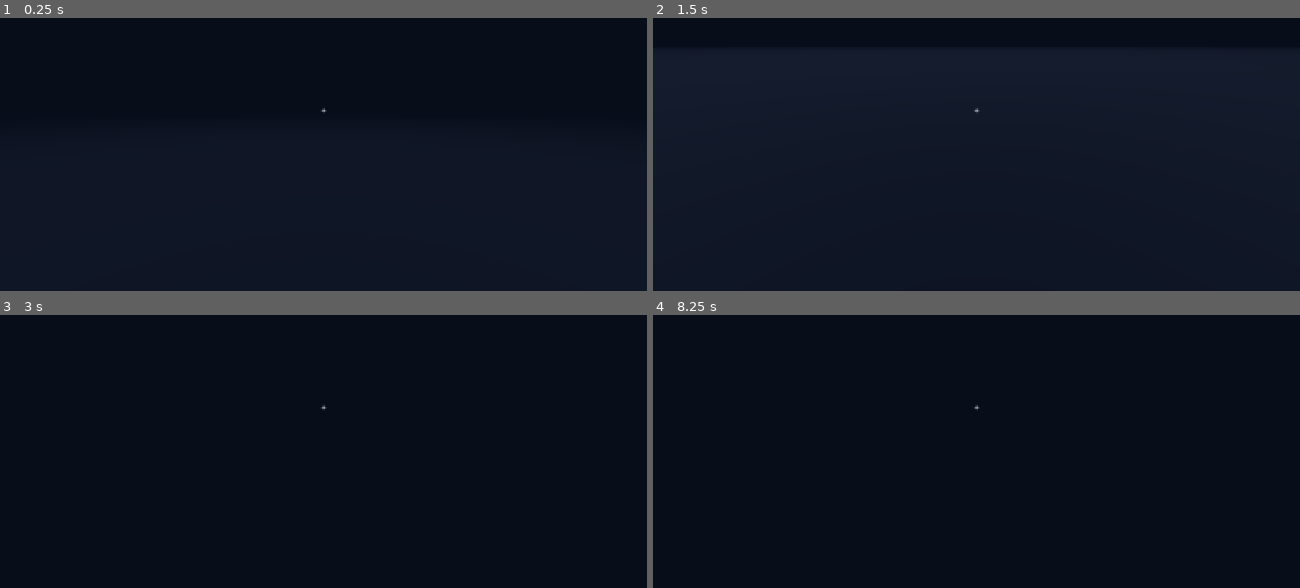
Above: before the commit, frames 1-4 (two rows, left to right).
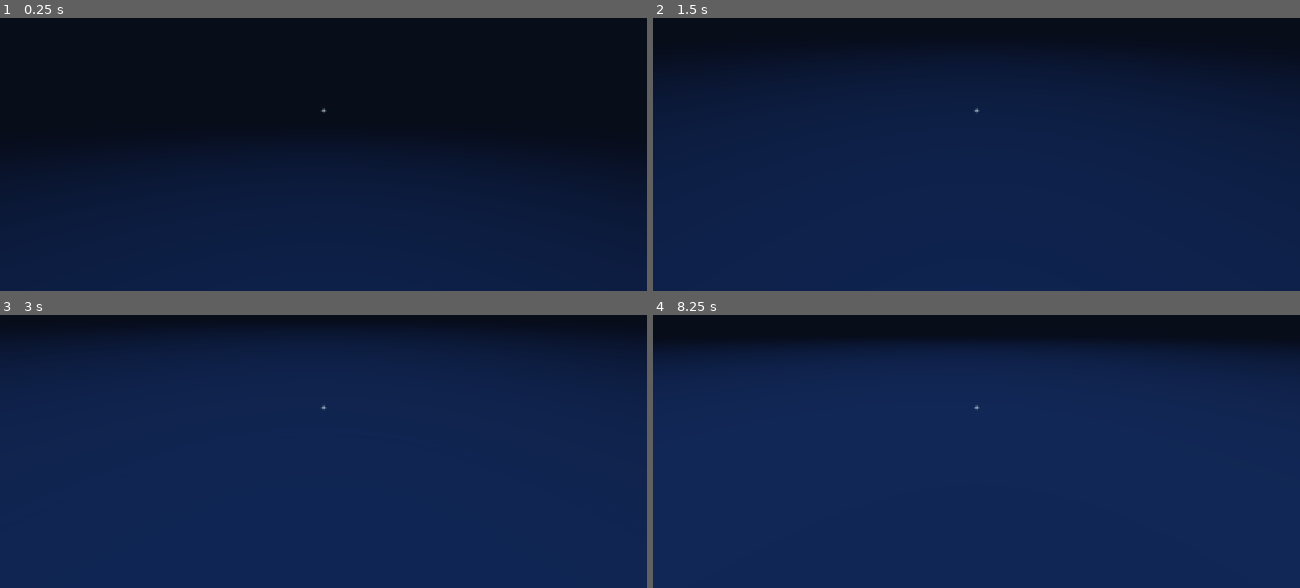
Above: after the commit, the same moments.

Repository: wundrellama/WOPR
Game: Godot game, scene res://scenes/main.tscn
The game is run twice, just before and just after one commit, with the same random seed, the same clock (stepped at 60 frames per second) and the same inputs.
Inputs (mouse positions are in pixels of both pictures, inside the frame that each line leads up to):
- Up to frame 1 (0.25 s): no input
- Up to frame 2 (1.5 s): tap Enter at 0.5 s; move the mouse to (1008, 108) at 0.52 s; hold Shift 0.53-1.28 s; hold W from 0.53 s (still down); click (1008, 108) at 0.67 s; tap E at 0.8, 1.35 s; tap Space at 1.25 s; move the mouse to (944, 110) at 1.27 s; click (944, 110) at 1.42 s
- Up to frame 3 (3 s): keep holding W; tap Q at 1.55 s; tap Enter at 2 s; move the mouse to (336, 399) at 2.02 s; hold Q 2.03-2.78 s; click (336, 399) at 2.17 s; tap Shift at 2.3, 2.85 s; tap Space at 2.75 s; move the mouse to (317, 413) at 2.77 s; click (317, 413) at 2.92 s
- Up to frame 4 (8.25 s): tap E at 3.05, 7.55 s; tap Enter at 3.5 s; move the mouse to (1021, 410) at 3.52 s; hold E 3.53-4.28 s; click (1021, 410) at 3.67 s; tap Q at 3.8, 4.35, 6.05 s; tap Space at 4.25 s; move the mouse to (924, 402) at 4.27 s; click (924, 402) at 4.42 s; tap Shift at 4.55, 7.35 s; move the mouse to (982, 405) at 5.02 s; hold E 5.03-5.78 s; tap F at 5.1 s; click (982, 405) at 5.17 s; move the mouse to (950, 399) at 5.77 s; release W at 5.78 s; hold D 5.78-6.53 s; tap C at 5.85 s; click (950, 399) at 5.92 s; move the mouse to (1008, 405) at 6.52 s; hold Shift 6.53-7.28 s; hold W from 6.53 s (still down); tap K at 6.6 s; click (1008, 405) at 6.67 s; move the mouse to (944, 407) at 7.27 s; click (944, 407) at 7.42 s; move the mouse to (989, 399) at 8.02 s; hold E from 8.03 s (still down); click (989, 399) at 8.17 s

The runs differ from the first frame. In frame 1, 28% of the frame differs, in the area x 0-100%, y 63-100%; in frame 2, 61%; in frame 3, 91%, in the area x 0-100%, y 6-100%; in frame 4, 88%.

Commit message:
geography: CPU plains w/ per-core clustering, kernel ring, network harbor w/ light-roads, file vaults, GPU forge, memory tide

Diff:
--- a/game/scripts/main.gd
+++ b/game/scripts/main.gd
@@ -1,30 +1,43 @@
 extends Node3D
-## Frameshift v0 — the world is your machine.
-## Polls frameshiftd (http://127.0.0.1:8765) and renders every live process
-## as a monolith. F freezes (SIGSTOP), C resumes (SIGCONT), Shift+K smites
-## (SIGKILL). These are real syscalls against real PIDs.
+## Frameshift v0.2 — the world is your machine, with geography.
+##
+## Districts (logical layout):
+##   KERNEL RING   — kernel spirits circle the Init God at the world's heart
+##   CPU PLAINS    — one pillar per core; processes cluster on the core they run on
+##   NETWORK HARBOR— towers for remote hosts, light-roads carry real connections
+##   FILE VAULTS   — a monolith per mount, height = fill %
+##   GPU FORGE     — one great furnace, glow = GPU busy%
+##   THE TIDE      — memory pressure is a literal water level over the plain
+##
+## F freezes (SIGSTOP), C resumes (SIGCONT), Shift+K smites (SIGKILL).
+## These are real syscalls against real PIDs.
 
 const API := "http://127.0.0.1:8765"
-const GRID := 30.0  # spacing between monolith districts
 
 var world_http: HTTPRequest
 var action_http: HTTPRequest
 var poll_timer: Timer
 var world: Dictionary = {}
-var monoliths: Dictionary = {}  # pid -> MeshInstance3D
-var bob_phase: Dictionary = {}  # pid -> float
+var monoliths: Dictionary = {}   # pid -> StaticBody3D (processes)
+var bob_phase: Dictionary = {}   # pid -> float
+var pickables: Dictionary = {}   # StaticBody3D -> hover info dict
+var core_bodies: Array = []      # core index -> StaticBody3D
 var selected_pid: int = -1
 var last_action := ""
 
 var camera: Camera3D
 var yaw := 0.0
-var pitch := -0.25
+var pitch := -0.35
 var env: Environment
 var hud: Label
 var crosshair: Label
 var hover_label: Label
 var hover_pid: int = -1
-var floor_mesh: MeshInstance3D
+
+var built_geo := false
+var water: MeshInstance3D
+var forge_body: StaticBody3D = null
+var tower_bodies: Dictionary = {}  # ip -> StaticBody3D
 
 func _ready() -> void:
 	world_http = HTTPRequest.new()
@@ -37,7 +50,6 @@
 	poll_timer.wait_time = 1.0
 	add_child(poll_timer)
 	poll_timer.timeout.connect(_poll_world)
-	poll_timer.start()
 	_poll_world()
 
 	# --- environment ---
@@ -49,7 +61,7 @@
 	env.ambient_light_energy = 0.6
 	env.fog_enabled = true
 	env.fog_light_color = Color(0.03, 0.05, 0.1)
-	env.fog_density = 0.006
+	env.fog_density = 0.0035
 	we.environment = env
 	add_child(we)
 
@@ -59,9 +71,9 @@
 	sun.light_color = Color(0.7, 0.8, 1.0)
 	add_child(sun)
 
-	floor_mesh = MeshInstance3D.new()
+	var floor_mesh := MeshInstance3D.new()
 	var pm := PlaneMesh.new()
-	pm.size = Vector2(2400, 2400)
+	pm.size = Vector2(3000, 3000)
 	var fmat := StandardMaterial3D.new()
 	fmat.albedo_color = Color(0.04, 0.06, 0.10)
 	fmat.emission_enabled = true
@@ -70,9 +82,23 @@
 	floor_mesh.mesh = pm
 	add_child(floor_mesh)
 
+	# --- the tide (memory water) ---
+	water = MeshInstance3D.new()
+	var wpm := PlaneMesh.new()
+	wpm.size = Vector2(3000, 3000)
+	var wmat := StandardMaterial3D.new()
+	wmat.transparency = BaseMaterial3D.TRANSPARENCY_ALPHA
+	wmat.albedo_color = Color(0.1, 0.35, 0.7, 0.35)
+	wmat.emission_enabled = true
+	wmat.emission = Color(0.05, 0.2, 0.5)
+	water.material_override = wmat
+	water.mesh = wpm
+	water.position = Vector3(0, 5, 0)
+	add_child(water)
+
 	# --- player ---
 	camera = Camera3D.new()
-	camera.position = Vector3(0, 14, 60)
+	camera.position = Vector3(0, 120, 520)
 	add_child(camera)
 	camera.current = true
 	Input.set_mouse_mode(Input.MOUSE_MODE_CAPTURED)
@@ -84,20 +110,14 @@
 	hud.add_theme_color_override("font_color", Color(0.7, 0.9, 1.0))
 	add_child(hud)
 
-	# --- crosshair + hover readout ---
 	crosshair = Label.new()
 	crosshair.text = "+"
 	crosshair.add_theme_font_size_override("font_size", 22)
 	crosshair.add_theme_color_override("font_color", Color(0.9, 1.0, 1.0, 0.9))
-	crosshair.grow_horizontal = Control.GROW_DIRECTION_BOTH
-	crosshair.grow_vertical = Control.GROW_DIRECTION_BOTH
-	crosshair.horizontal_alignment = HORIZONTAL_ALIGNMENT_CENTER
-	crosshair.vertical_alignment = VERTICAL_ALIGNMENT_CENTER
 	add_child(crosshair)
 
 	hover_label = Label.new()
 	hover_label.add_theme_font_size_override("font_size", 15)
-	hover_label.add_theme_color_override("font_color", Color(1.0, 0.9, 0.5))
 	hover_label.horizontal_alignment = HORIZONTAL_ALIGNMENT_CENTER
 	hover_label.grow_horizontal = Control.GROW_DIRECTION_BOTH
 	add_child(hover_label)
@@ -114,18 +134,179 @@
 	if typeof(parsed) != TYPE_DICTIONARY or not parsed.has("procs"):
 		return
 	world = parsed
-	_sync_world()
+	if not built_geo:
+		_build_geography()
+		built_geo = true
+	_sync_procs()
+	_update_geo()
 	_update_hud()
 
 
-func _hash_pos(pid: int) -> Vector2:
-	# deterministic layout: same pid -> same plot, spread across the plain
+# ---------------------------------------------------------------- geography
+
+func _add_box(pos: Vector3, size: Vector3, color: Color, info: Dictionary) -> StaticBody3D:
+	var body := StaticBody3D.new()
+	var m := MeshInstance3D.new()
+	var bm := BoxMesh.new()
+	bm.size = size
+	m.mesh = bm
+	var mat := StandardMaterial3D.new()
+	mat.emission_enabled = true
+	mat.albedo_color = color
+	mat.emission = color * 0.4
+	m.material_override = mat
+	body.add_child(m)
+	var cs := CollisionShape3D.new()
+	var shape := BoxShape3D.new()
+	shape.size = size
+	cs.shape = shape
+	body.add_child(cs)
+	body.position = pos
+	add_child(body)
+	pickables[body] = info
+	return body
+
+
+func _add_label(text: String, pos: Vector3, color: Color) -> void:
+	var l := Label3D.new()
+	l.text = text
+	l.font_size = 64
+	l.pixel_size = 0.02
+	l.billboard = BaseMaterial3D.BILLBOARD_ENABLED
+	l.outline_size = 8
+	l.outline_modulate = Color(0, 0, 0, 0.8)
+	l.modulate = color
+	l.position = pos
+	add_child(l)
+
+
+func _build_geography() -> void:
+	var ncores: int = int(world["cpu"]["count"])
+	# CPU PLAINS: grid of core pillars, north of center
+	var cols := ceili(sqrt(float(ncores)))
+	for i in ncores:
+		var row := i / cols
+		var col := i % cols
+		var p := Vector3((col - cols / 2.0) * 70.0, 18, 300.0 + row * 70.0)
+		var body := _add_box(p, Vector3(10, 36, 10),
+			Color(0.55, 0.75, 1.0), {"kind": "core", "core": i})
+		core_bodies.append(body)
+	_add_label("CPU PLAINS — %d cores" % ncores, Vector3(0, 80, 300), Color(0.55, 0.75, 1.0))
+
+	# NETWORK HARBOR: west
+	_add_label("NETWORK HARBOR", Vector3(-450, 90, 0), Color(0.2, 0.9, 0.8))
+
+	# FILE VAULTS: east
+	_add_label("FILE VAULTS", Vector3(450, 90, 0), Color(0.95, 0.75, 0.4))
+	var mounts: Array = world.get("hw", {}).get("mounts", [])
+	for i in mounts.size():
+		var mnt: Dictionary = mounts[i]
+		var pct: float = float(mnt["percent"])
+		var h: float = maxf(6.0, pct * 0.9)
+		var z := (float(i) - float(mounts.size()) / 2.0) * 60.0
+		_add_box(Vector3(450, h / 2.0, z), Vector3(28, h, 28),
+			Color(0.95, 0.75, 0.4), {"kind": "mount", "mnt": mnt})
+
+	# GPU FORGE: south
+	var forge_pos := Vector3(0, 30, -320)
+	forge_body = _add_box(forge_pos, Vector3(60, 60, 60),
+		Color(1.0, 0.4, 0.15), {"kind": "forge"})
+	_add_label("GPU FORGE", forge_pos + Vector3(0, 55, 0), Color(1.0, 0.5, 0.2))
+
+	# KERNEL RING label
+	_add_label("KERNEL RING", Vector3(0, 110, 0), Color(0.75, 0.55, 1.0))
+
+
+func _tower_pos(idx: int, total: int) -> Vector3:
+	var t := idx / maxf(float(total - 1), 1.0)
+	var ang := lerpf(deg_to_rad(-75.0), deg_to_rad(75.0), t)
+	return Vector3(-450.0, 0, 0) + Vector3(cos(ang) * 140.0, 0, sin(ang) * 280.0)
+
+
+func _update_geo() -> void:
+	# tide: memory percent -> water height
+	var mem_pct: float = float(world["mem"]["percent"])
+	water.position.y = lerpf(0.5, 40.0, mem_pct / 100.0)
+
+	# forge glow: gpu busy
+	if forge_body != null:
+		var busy: float = clampf(float(world.get("hw", {}).get("gpu_busy", 0)) / 100.0, 0.0, 1.0)
+		var fmat: StandardMaterial3D = forge_body.get_child(0).material_override
+		fmat.emission = Color(1.0, 0.4, 0.15) * (0.15 + busy * 0.85)
+
+	# core pillar glow = per-core load
+	var per_core: Array = world.get("cpu", {}).get("per_core", [])
+	for i in core_bodies.size():
+		var load: float = 0.0
+		if i < per_core.size():
+			load = clampf(float(per_core[i]) / 100.0, 0.0, 1.0)
+		var cmat: StandardMaterial3D = core_bodies[i].get_child(0).material_override
+		cmat.emission = Color(0.55, 0.75, 1.0).lerp(Color(1.0, 0.4, 0.2), load) * (0.3 + load * 0.7)
+
+	# network towers + light-roads
+	var remotes: Array = world.get("net", {}).get("remote_hosts", [])
+	var seen := {}
+	for i in remotes.size():
+		var r: Dictionary = remotes[i]
+		var ip: String = r["ip"]
+		seen[ip] = true
+		var h: float = clampf(8.0 + float(r["count"]) * 1.5, 8.0, 80.0)
+		var pos := _tower_pos(i, remotes.size())
+		var body: StaticBody3D
+		if tower_bodies.has(ip):
+			body = tower_bodies[ip]
+			body.position = Vector3(pos.x, h / 2.0, pos.z)
+		else:
+			body = _add_box(Vector3(pos.x, h / 2.0, pos.z),
+				Vector3(14, h, 14), Color(0.2, 0.9, 0.8), {"kind": "tower", "remote": r})
+			tower_bodies[ip] = body
+			# light-road from world center to tower
+			var road := MeshInstance3D.new()
+			var rbm := BoxMesh.new()
+			rbm.size = Vector3(1, 1.5, 1)
+			road.mesh = rbm
+			var rmat := StandardMaterial3D.new()
+			rmat.emission_enabled = true
+			rmat.albedo_color = Color(0.2, 0.9, 0.8)
+			rmat.emission = Color(0.2, 0.9, 0.8) * 0.6
+			road.material_override = rmat
+			var mid := Vector3(pos.x / 2.0, 2.0, pos.z / 2.0)
+			road.position = mid
+			road.scale = Vector3(1.5, 1.5, maxf(mid.length() * 2.0, 1.0))
+			add_child(road)
+			road.look_at(Vector3(pos.x, 2.0, pos.z))
+		var tmat: StandardMaterial3D = body.get_child(0).material_override
+		tmat.emission = Color(0.2, 0.9, 0.8) * (0.2 + clampf(float(r["count"]) / 20.0, 0.0, 0.8))
+	for ip in tower_bodies.keys():
+		if not seen.has(ip):
+			pickables.erase(tower_bodies[ip])
+			tower_bodies[ip].queue_free()
+			tower_bodies.erase(ip)
+
+
+# ---------------------------------------------------------------- processes
+
+func _district_pos(p: Dictionary) -> Vector3:
+	var pid: int = p["pid"]
 	var h1 := (pid * 2654435761) % 4093
 	var h2 := (pid * 40503) % 4099
-	return Vector2(float(h1 % 61) - 30.0, float(h2 % 61) - 30.0) * GRID * 0.55
-
-
-func _sync_world() -> void:
+	if pid == 1:
+		return Vector3.ZERO
+	if p["ppid"] == 2 or (p["ppid"] == 1 and str(p["name"]).begins_with("[")):
+		# kernel spirits: ring around the Init God
+		var ang := lerpf(0, TAU, float(h1 % 1000) / 1000.0)
+		var rad := 110.0 + float(h2 % 100) * 0.6
+		return Vector3(cos(ang) * rad, 0, sin(ang) * rad)
+	var cn: int = int(p.get("cpu_num", -1))
+	if cn >= 0 and cn < core_bodies.size():
+		# cluster around the core pillar it actually runs on
+		var base: Vector3 = core_bodies[cn].position
+		return Vector3(base.x + float(h1 % 50) - 25.0, 0, base.z + float(h2 % 50) - 25.0)
+	# wanderers (no cpu affinity info): between center and plains
+	return Vector3(float(h1 % 160) - 80.0, 0, 140.0 + float(h2 % 80))
+
+
+func _sync_procs() -> void:
 	var alive := {}
 	for p in world["procs"]:
 		var pid: int = p["pid"]
@@ -134,12 +315,11 @@
 		var height: float = clampf(2.0 + log(maxf(mem_mb, 1.0)) * 3.0, 2.0, 90.0)
 		var cpu: float = clampf(float(p["cpu"]) / 100.0, 0.0, 1.0)
 		var frozen: bool = p["state"] == "T"
-		var pos := _hash_pos(pid)
+		var pos := _district_pos(p)
 		var m: MeshInstance3D
 		if monoliths.has(pid):
 			m = monoliths[pid].get_child(0)
 		else:
-			# StaticBody3D wrapper so the camera ray can actually hit a monolith
 			var body := StaticBody3D.new()
 			m = MeshInstance3D.new()
 			var bm := BoxMesh.new()
@@ -156,25 +336,25 @@
 			body.add_child(cs)
 			add_child(body)
 			monoliths[pid] = body
+			pickables[body] = {"kind": "proc", "pid": pid}
 			bob_phase[pid] = randf() * TAU
 		var body3d: StaticBody3D = monoliths[pid]
-		body3d.position = Vector3(pos.x, height / 2.0, pos.y)
-		m.scale = Vector3(GRID * 0.32, height, GRID * 0.32)
-		body3d.get_child(1).shape.size = Vector3(GRID * 0.32, height, GRID * 0.32)
-		var mat: StandardMaterial3D = m.material_override
+		body3d.position = Vector3(pos.x, height / 2.0, pos.z)
+		m.scale = Vector3(6.0, height, 6.0)
+		body3d.get_child(1).shape.size = Vector3(6.0, height, 6.0)
+		var mat2: StandardMaterial3D = m.material_override
 		if frozen:
-			mat.albedo_color = Color(0.25, 0.28, 0.32)
-			mat.emission = Color(0.05, 0.06, 0.08)
+			mat2.albedo_color = Color(0.25, 0.28, 0.32)
+			mat2.emission = Color(0.05, 0.06, 0.08)
 		else:
-			# base hue = species, brightness/pulse = CPU heat
 			var base := _species_color(p)
 			if pid == selected_pid:
 				base = Color(1.0, 0.85, 0.2)  # locked target = gold
-			mat.albedo_color = base.darkened(0.35 - cpu * 0.35)
-			mat.emission = base * (0.15 + cpu * 0.65)
-	# remove dead monoliths
+			mat2.albedo_color = base.darkened(0.35 - cpu * 0.35)
+			mat2.emission = base * (0.15 + cpu * 0.65)
 	for pid in monoliths.keys():
 		if not alive.has(pid):
+			pickables.erase(monoliths[pid])
 			monoliths[pid].queue_free()
 			monoliths.erase(pid)
 			bob_phase.erase(pid)
@@ -182,42 +362,10 @@
 				selected_pid = -1
 
 
-func _process(delta: float) -> void:
-	# fly controls
-	var speed := 40.0
-	if Input.is_key_pressed(KEY_SHIFT):
-		speed = 110.0
-	var dir := Vector3.ZERO
-	if Input.is_key_pressed(KEY_W): dir += -camera.global_transform.basis.z
-	if Input.is_key_pressed(KEY_S): dir += camera.global_transform.basis.z
-	if Input.is_key_pressed(KEY_A): dir += -camera.global_transform.basis.x
-	if Input.is_key_pressed(KEY_D): dir += camera.global_transform.basis.x
-	if Input.is_key_pressed(KEY_E): dir += Vector3.UP
-	if Input.is_key_pressed(KEY_Q): dir += Vector3.DOWN
-	camera.global_position += dir.normalized() * speed * delta
-	# center crosshair on viewport
-	crosshair.position = get_viewport().get_visible_rect().size / 2.0 - Vector2(6, 14)
-	hover_label.position = Vector2(0, get_viewport().get_visible_rect().size.y * 0.72)
-	# hover raycast from screen center
-	_update_hover()
-	# living world breathes; frozen ones don't
-	for pid in monoliths:
-		var body3d: StaticBody3D = monoliths[pid]
-		var p = _proc(pid)
-		if p != null and p["state"] != "T":
-			var cpu: float = clampf(float(p["cpu"]) / 100.0, 0.0, 1.0)
-			body3d.position.y += sin(Time.get_ticks_msec() / 300.0 + bob_phase[pid]) * cpu * 0.02
-
-
-func _proc(pid: int):
-	for p in world.get("procs", []):
-		if p["pid"] == pid:
-			return p
-	return null
-
+# ---------------------------------------------------------------- species
 
 ## Species taxonomy — what KIND of creature this monolith is.
-## Returns {name, color}. Kernel spirits are born of kthreadd (pid 2).
+## Kernel spirits are born of kthreadd (pid 2).
 func _species(p: Dictionary) -> Dictionary:
 	var pid: int = p["pid"]
 	if pid == 0:
@@ -240,6 +388,8 @@
 	return _species(p)["color"]
 
 
+# ---------------------------------------------------------------- input
+
 func _unhandled_input(event: InputEvent) -> void:
 	if event is InputEventMouseMotion and Input.get_mouse_mode() == Input.MOUSE_MODE_CAPTURED:
 		yaw -= event.relative.x * 0.0025
@@ -250,8 +400,6 @@
 			_pick()
 		elif event.button_index == MOUSE_BUTTON_RIGHT:
 			Input.set_mouse_mode(Input.MOUSE_MODE_VISIBLE)
-	elif Input.get_mouse_mode() == Input.MOUSE_MODE_VISIBLE and event is InputEventMouseMotion:
-		pass
 	if event is InputEventKey and event.pressed:
 		match event.keycode:
 			KEY_ESCAPE:
@@ -265,34 +413,94 @@
 					_act(9)  # SIGKILL
 
 
-func _hover_ray_pid() -> int:
+func _process(delta: float) -> void:
+	var speed := 40.0
+	if Input.is_key_pressed(KEY_SHIFT):
+		speed = 110.0
+	var dir := Vector3.ZERO
+	if Input.is_key_pressed(KEY_W): dir += -camera.global_transform.basis.z
+	if Input.is_key_pressed(KEY_S): dir += camera.global_transform.basis.z
+	if Input.is_key_pressed(KEY_A): dir += -camera.global_transform.basis.x
+	if Input.is_key_pressed(KEY_D): dir += camera.global_transform.basis.x
+	if Input.is_key_pressed(KEY_E): dir += Vector3.UP
+	if Input.is_key_pressed(KEY_Q): dir += Vector3.DOWN
+	camera.global_position += dir.normalized() * speed * delta
+	crosshair.position = get_viewport().get_visible_rect().size / 2.0 - Vector2(6, 14)
+	hover_label.position = Vector2(0, get_viewport().get_visible_rect().size.y * 0.72)
+	_update_hover()
+	# living world breathes; frozen ones don't
+	for pid in monoliths:
+		var body3d: StaticBody3D = monoliths[pid]
+		var p = _proc(pid)
+		if p != null and p["state"] != "T":
+			var cpu: float = clampf(float(p["cpu"]) / 100.0, 0.0, 1.0)
+			body3d.position.y += sin(Time.get_ticks_msec() / 300.0 + bob_phase[pid]) * cpu * 0.02
+
+
+func _proc(pid: int):
+	for p in world.get("procs", []):
+		if p["pid"] == pid:
+			return p
+	return null
+
+
+func _hover_ray() -> Dictionary:
 	var space := camera.get_world_3d().direct_space_state
 	var query := PhysicsRayQueryParameters3D.create(
 		camera.global_position,
-		camera.global_position + camera.global_transform.basis.z * -600.0)
+		camera.global_position + camera.global_transform.basis.z * -1500.0)
 	var hit := space.intersect_ray(query)
 	if hit.is_empty() or not hit.has("collider"):
-		return -1
-	for pid in monoliths:
-		if monoliths[pid] == hit["collider"]:
-			return pid
-	return -1
+		return {}
+	if pickables.has(hit["collider"]):
+		return {"info": pickables[hit["collider"]]}
+	return {}
 
 
 func _update_hover() -> void:
-	hover_pid = _hover_ray_pid()
-	var p = null
-	if hover_pid >= 0:
-		p = _proc(hover_pid)
-	if p == null:
+	hover_pid = -1
+	var hit := _hover_ray()
+	if hit.is_empty():
 		hover_label.text = ""
 		return
-	var sp := _species(p)
-	hover_label.add_theme_color_override("font_color", sp["color"].lightened(0.25))
-	var state_txt := "FROZEN" if p["state"] == "T" else str(p["state"])
-	hover_label.text = "%s  ·  pid %d '%s'  ·  %s  ·  cpu %s%%  ·  %dMB  ·  %s" % [
-		sp["name"], p["pid"], p["name"], state_txt, p["cpu"],
-		int(float(p["mem_rss"]) / 1048576.0), p["user"]]
+	var info: Dictionary = hit["info"]
+	match info.get("kind", ""):
+		"proc":
+			hover_pid = int(info["pid"])
+			var p: Variant = _proc(hover_pid)
+			if typeof(p) != TYPE_DICTIONARY:
+				hover_label.text = ""
+				return
+			var sp := _species(p)
+			hover_label.add_theme_color_override("font_color", sp["color"].lightened(0.25))
+			var state_txt := "FROZEN" if p["state"] == "T" else str(p["state"])
+			hover_label.text = "%s  ·  pid %d '%s'  ·  %s  ·  cpu %s%% (core %d)  ·  %dMB  ·  %s" % [
+				sp["name"], p["pid"], p["name"], state_txt, p["cpu"],
+				int(p.get("cpu_num", -1)), int(float(p["mem_rss"]) / 1048576.0), p["user"]]
+		"core":
+			var i: int = int(info["core"])
+			var load: float = 0.0
+			var per_core: Array = world.get("cpu", {}).get("per_core", [])
+			if i < per_core.size():
+				load = float(per_core[i])
+			hover_label.add_theme_color_override("font_color", Color(0.55, 0.75, 1.0))
+			hover_label.text = "CORE %d  ·  %d%% load" % [i, int(load)]
+		"tower":
+			var r: Dictionary = info["remote"]
+			hover_label.add_theme_color_override("font_color", Color(0.2, 0.9, 0.8))
+			hover_label.text = "REMOTE CITY %s  ·  %d live bridges" % [r["ip"], r["count"]]
+		"mount":
+			var mnt: Dictionary = info["mnt"]
+			hover_label.add_theme_color_override("font_color", Color(0.95, 0.75, 0.4))
+			hover_label.text = "VAULT %s  ·  %s  ·  %d%% full  ·  %d GB" % [
+				mnt["path"], mnt["fstype"], int(mnt["percent"]),
+				int(float(mnt["total"]) / 1073741824.0)]
+		"forge":
+			var hw: Dictionary = world.get("hw", {})
+			var gpu: int = int(hw.get("gpu_busy", -1))
+			var t: float = float(hw.get("temps", {}).get("amdgpu", 0.0))
+			hover_label.add_theme_color_override("font_color", Color(1.0, 0.5, 0.2))
+			hover_label.text = "GPU FORGE  ·  %d%% busy  ·  %.0f°C" % [gpu, t]
 
 
 func _pick() -> void:
@@ -305,7 +513,7 @@
 
 func _act(sig: int) -> void:
 	if selected_pid < 0:
-		last_action = "no target — left-click a monolith"
+		last_action = "no target — aim at a process monolith"
 		return
 	var body := JSON.stringify({"verb": "kill", "pid": selected_pid, "sig": sig})
 	action_http.request(API + "/action", [], HTTPClient.METHOD_POST, body)
@@ -319,6 +527,8 @@
 	else:
 		last_action = "REFUSED: " + str(resp.get("error", "unknown"))
 
+
+# ---------------------------------------------------------------- hud
 
 func _update_hud() -> void:
 	if world.is_empty():
@@ -328,15 +538,17 @@
 	var mem: Dictionary = world["mem"]
 	var host: Dictionary = world["host"]
 	var net: Dictionary = world["net"]
+	var hw: Dictionary = world.get("hw", {})
 	var lines := [
 		"%s — %s | tick %d" % [host["hostname"], host["os"], world["tick"]],
-		"CPU %d%% (%d cores, load %s)   MEM %d%%   procs %d   bridges %d   gates %d" % [
-			int(cpu["total"]), int(cpu["count"]), str(cpu["load"]),
-			int(mem["percent"]), world["procs"].size(),
-			net["conns"].size(), net["listeners"].size()],
+		"CPU %d%%  MEM %d%% (tide)  GPU %s%%  procs %d  bridges %d  cities %d  mounts %d" % [
+			int(cpu["total"]), int(mem["percent"]),
+			str(hw.get("gpu_busy", "?")), world["procs"].size(),
+			net["conns"].size(), net["remote_hosts"].size(),
+			hw.get("mounts", []).size()],
 		"WASD move · Q/E down/up · Shift sprint · mouse look · ESC quit",
 		"F freeze (SIGSTOP) · C resume (SIGCONT) · Shift+K smite (SIGKILL) — REAL syscalls",
-		"purple=Kernel Spirit · green=Daemon · cyan=Your Kin · orange=User Agent · pink=Wraith · gold=Init God · grey=Frozen",
+		"purple=Kernel Spirit · green=Daemon · cyan=Your Kin · orange=User Agent · gold=Init God · grey=Frozen",
 		"last: " + last_action,
 	]
 	var p = null
